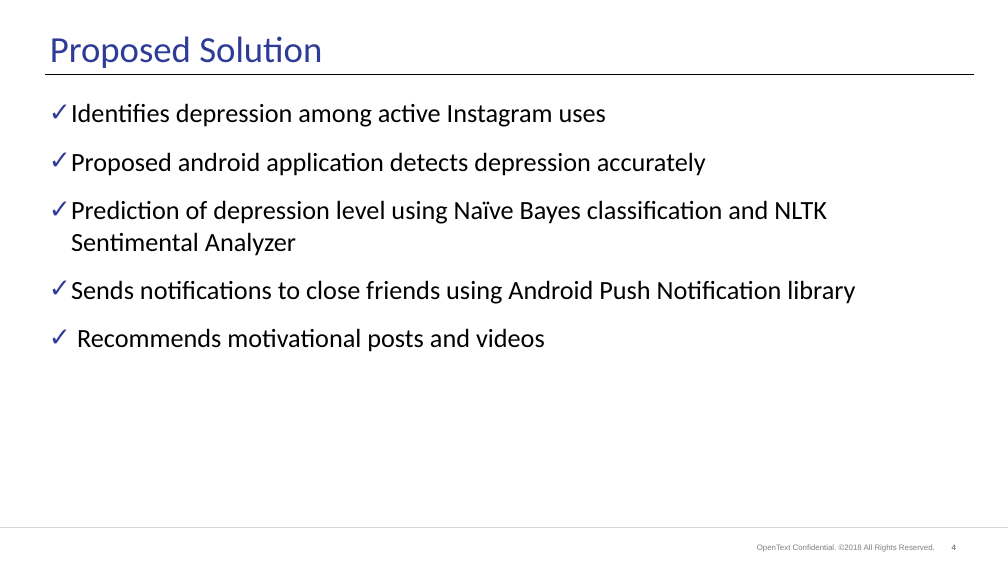
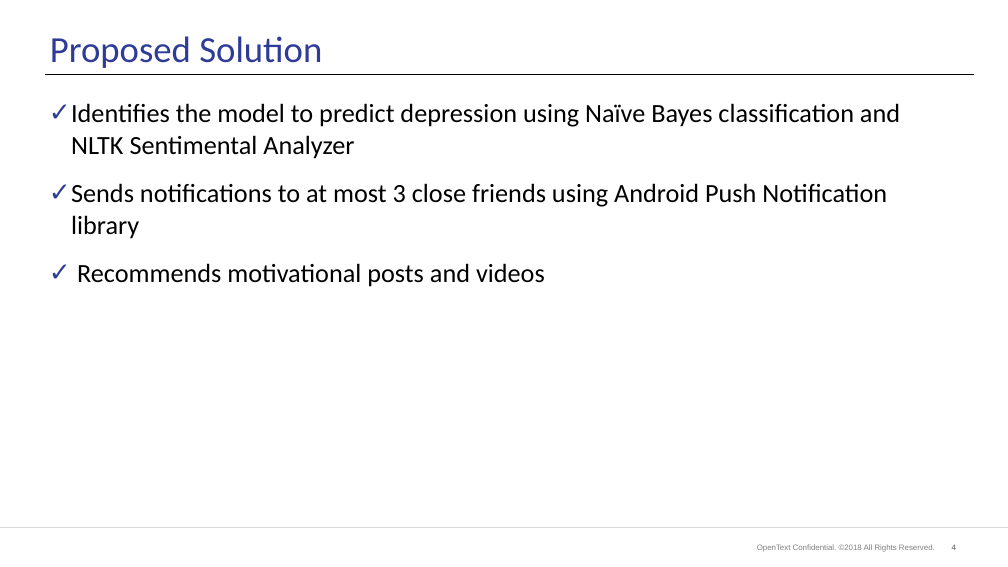
Before and after one commit to ela4490/Data-Science, a slide deck: slide 4 of DepressionTracker.pptx. Drawn at 1008x567 pixels with LibreOffice and Linux fonts; fonts in the diff are those of the drawing; background and template pictures are left out. Boxes give left, top, right and bottom in pixels: in the first picture for what was removed or moved away, otherwise in the second. Text is boxed around its words. In the diff, an @@ line names an element or a change of style, - is before the commit and + after.

```diff
--- a/DepressionTracker.pptx
+++ b/DepressionTracker.pptx
@@ text at [71,103,900,239]: text changed @@
-✓ Identifies depression among active Instagram uses
-✓ Proposed android application detects depression accurately
-✓ Prediction of depression level using Naïve Bayes classification and NLTK Sentimental Analyzer
-✓ Sends notifications to close friends using Android Push Notification library
+✓ Identifies the model to predict depression using Naïve Bayes classification and NLTK Sentimental Analyzer
+✓ Sends notifications to at most 3 close friends using Android Push Notification library
```
Also in this commit, not shown: 3 other slides changed, 3 slides added, 1 slide removed, 1 other file.
